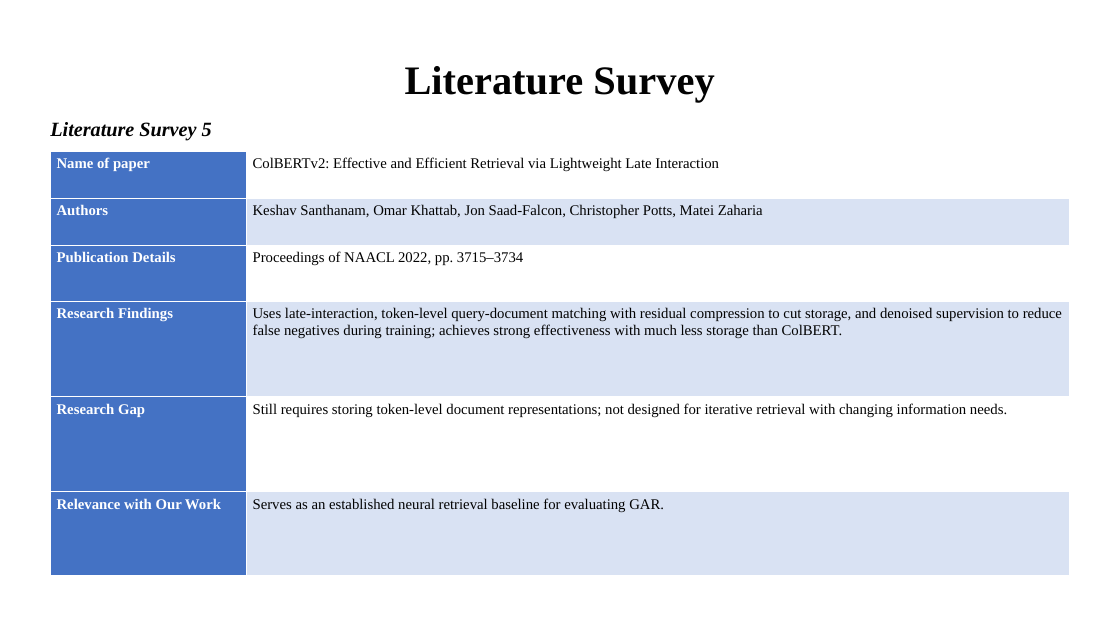
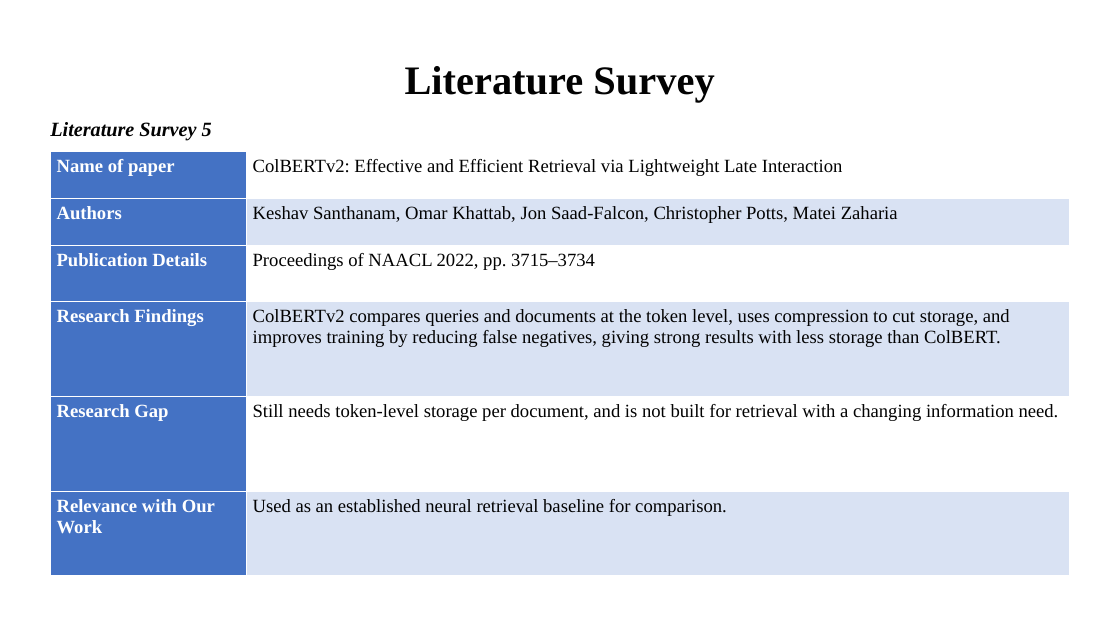
Before and after one commit to KunalDahal/State-Aware-Retrieval, a slide deck: slide 8 of methodology/presentation/ppt1.pptx. Drawn at 1120x630 pixels with LibreOffice and Linux fonts; fonts in the diff are those of the drawing. Boxes give left, top, right and bottom in pixels: in the first picture for what was removed or moved away, otherwise in the second. Text is boxed around its words. In the diff, an @@ line names an element or a change of style, - is before the commit and + after.

```diff
--- a/methodology/presentation/ppt1.pptx
+++ b/methodology/presentation/ppt1.pptx
@@ table at [50,151,1070,576] @@
-row 4, column 2: Uses late-interaction, token-level query-document matching with residual compression to cut storage, and denoised supervision to reduce false negatives during training; achieves strong effectiveness with much less storage than ColBERT.
+row 4, column 2: ColBERTv2 compares queries and documents at the token level, uses compression to cut storage, and improves training by reducing false negatives, giving strong results with less storage than ColBERT.
-row 5, column 2: Still requires storing token-level document representations; not designed for iterative retrieval with changing information needs.
+row 5, column 2: Still needs token-level storage per document, and is not built for retrieval with a changing information need.
-row 6, column 2: Serves as an established neural retrieval baseline for evaluating GAR.
+row 6, column 2: Used as an established neural retrieval baseline for comparison.
@@ size 9.5 to 12 pt in "Name of paper", "ColBERTv2: Effective and Efficient Retrieval via Lightweight ...", "Authors", "Keshav Santhanam, Omar Khattab, Jon Saad-Falcon, Christopher ..." and 5 more places @@
```
Also in this commit, not shown: 17 other slides changed, 1 other file.
